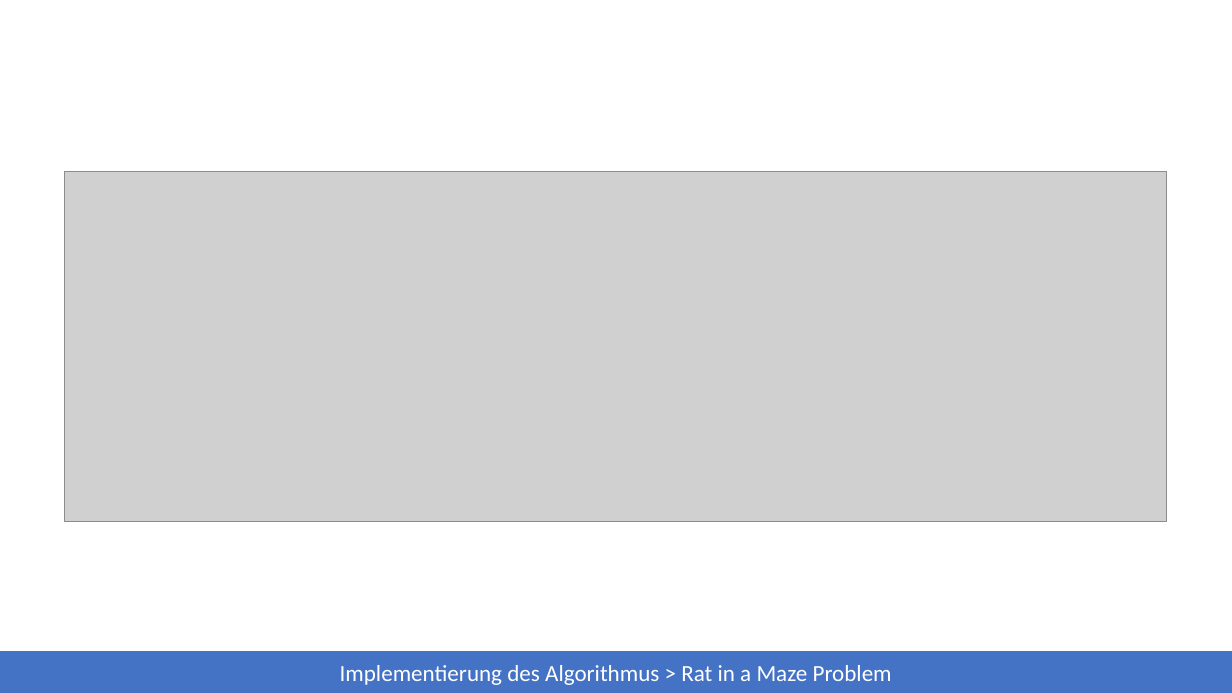
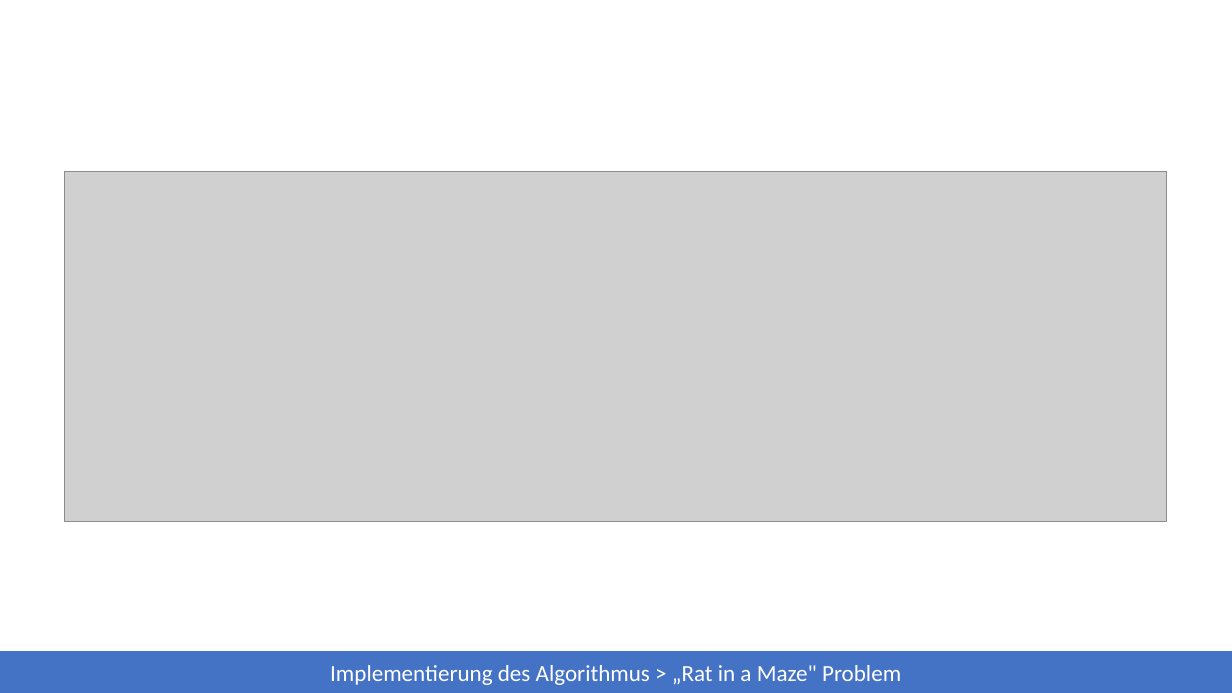
Before and after one commit to 7rebux/backtracking, a slide deck: slide 11 of _presentation/main.pptx (slide 9 before the commit). Drawn at 1232x693 pixels with LibreOffice and Linux fonts; fonts in the diff are those of the drawing; grey boxes stand for pictures. Boxes give left, top, right and bottom in pixels: in the first picture for what was removed or moved away, otherwise in the second. Text is boxed around its words. In the diff, an @@ line names an element or a change of style, - is before the commit and + after.

```diff
--- a/_presentation/main.pptx
+++ b/_presentation/main.pptx
@@ text in rectangle at (330, 665, 901, 685): text changed @@
-Implementierung des Algorithmus > Rat in a Maze Problem
+Implementierung des Algorithmus > „Rat in a Maze" Problem
```
Also in this commit, not shown: 6 other slides changed, 9 slides added, 8 other files.
